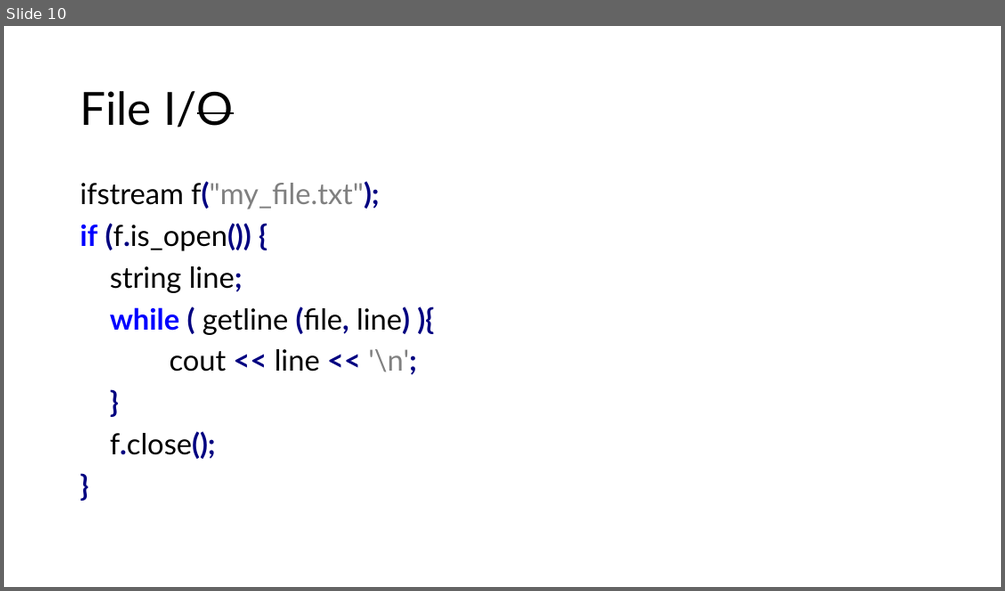
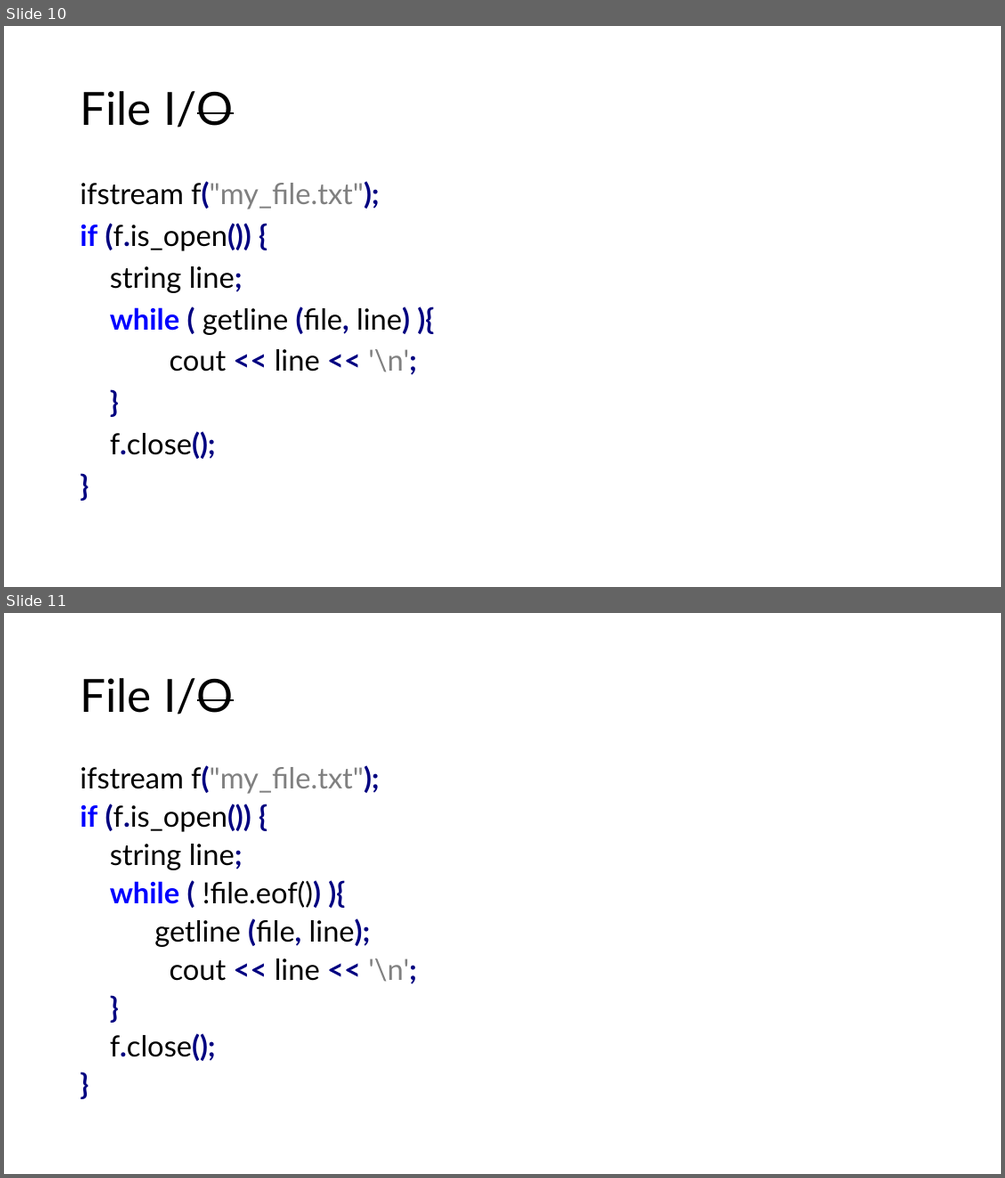
Before and after one commit to HU-TI-DEV/TI-S2, a slide deck: slides/S2_FileIO.pptx. Shown one above the other, each under a label of ours: slide 10 before the commit, slides 10 and 11 after it. The pictures are 1005x591 and 1005x1178 pixels, drawn with LibreOffice and Linux fonts; fonts in the diff are those of the drawing. Boxes give left, top, right and bottom in pixels: in the first picture for what was removed or moved away, otherwise in the second. Text is boxed around its words. In the diff, an @@ line names an element or a change of style, - is before the commit and + after.

```diff
--- a/slides/S2_FileIO.pptx
+++ b/slides/S2_FileIO.pptx
@@ slide 11 added at (x1=4, y1=613, x2=1001, y2=1174), background #FFFFFF @@
@@ title added at (x1=80, y1=678, x2=234, y2=714), 44 pt, text #000000 @@
+File I/O
@@ text added at (x1=80, y1=765, x2=417, y2=1061), 28 pt, text #000000 @@
+ifstream f("my_file.txt");
+if (f.is_open()) {
+string line;
+while ( !file.eof()) ){
+getline (file, line);
+cout << line << '\n';
+}
+f.close();
+}
```
Also in this commit, not shown: 1 slide changed, 2 other slides added.
